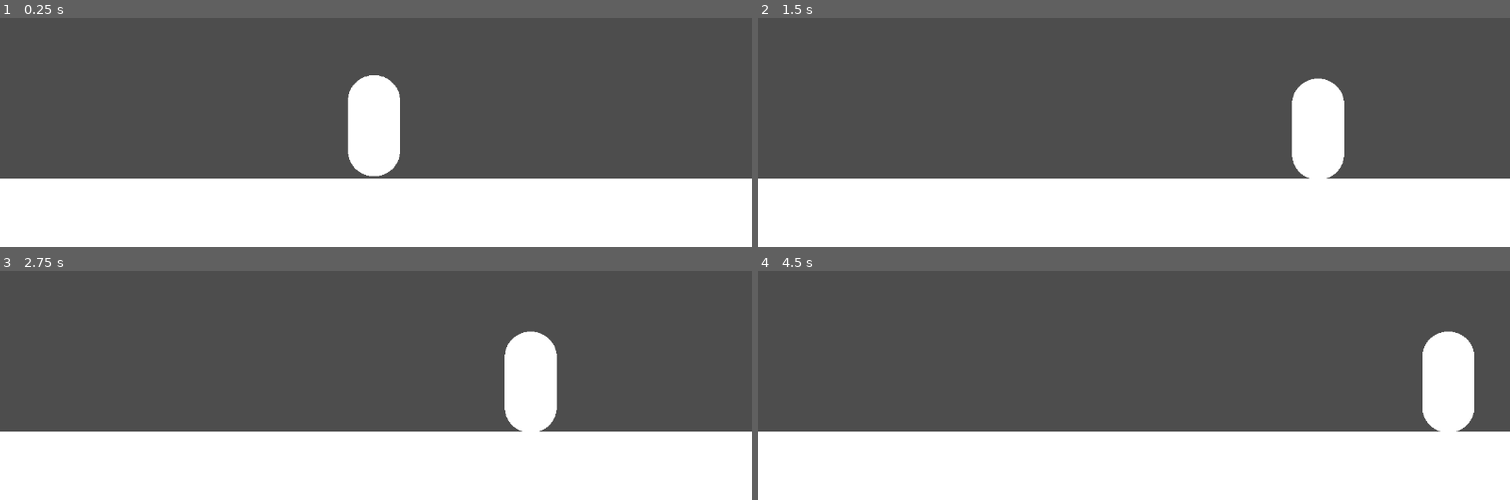
Above: before the commit, frames 1-4 (two rows, left to right).
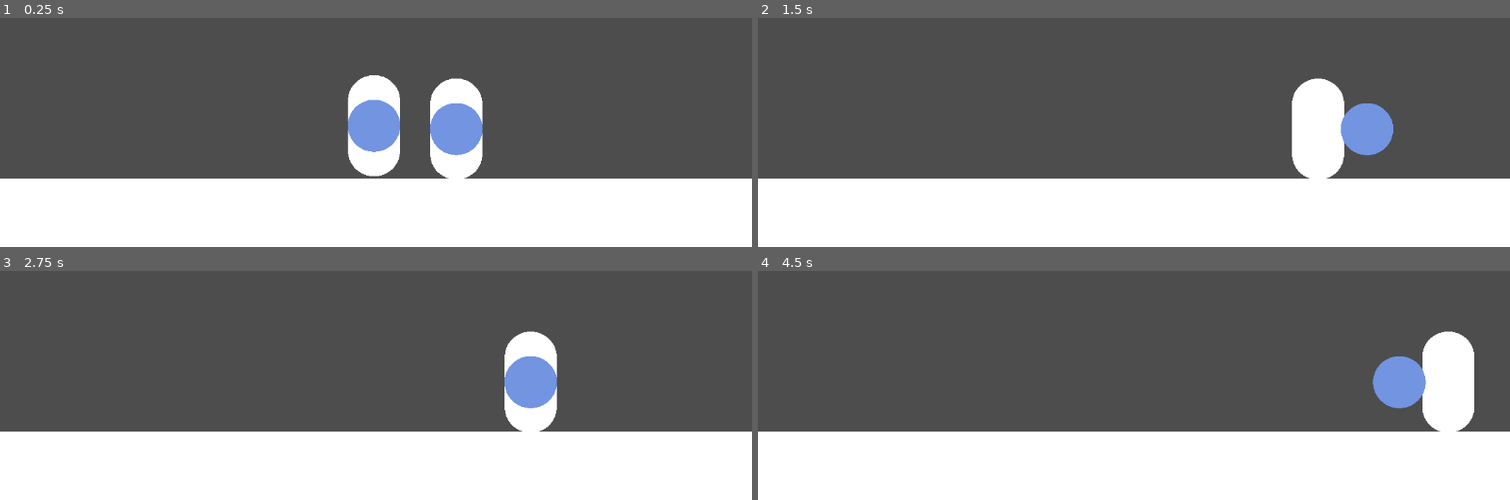
Above: after the commit, the same moments.

Repository: taredoff/beat-em-up
Game: Godot game, scene res://Game/game.tscn
Same seed, same stepped clock (60 frames per second), same inputs: the game is played once before the commit and once after it. The project has no main scene, so this scene is started directly.
Inputs:
- Up to frame 1 (0.25 s): no input
- Up to frame 2 (1.5 s): tap Enter (ui_accept) at 0.5, 0.77 s; hold Right (ui_right) from 0.53 s (still down); tap A (A, bound only after the commit) at 0.6, 1.35 s
- Up to frame 3 (2.75 s): tap Enter (ui_accept) at 1.52 s; release Right (ui_right) at 2.03 s; hold Left (ui_left) from 2.03 s (still down); tap A (A, bound only after the commit) at 2.1 s
- Up to frame 4 (4.5 s): release Left (ui_left) at 2.78 s; hold Right (ui_right) 2.78-4.28 s; tap A (A, bound only after the commit) at 2.85, 3.6, 4.35 s; tap Enter (ui_accept) at 3.02, 3.77 s; hold Left (ui_left) from 4.28 s (still down)

The runs differ from the first frame. In frame 1, 4.0% of the frame differs, in the area x 46-65%, y 26-71%; in frame 2, 1.3%; in frame 3, 1.3%; in frame 4, 1.3%.

Commit message:
complete prototype

Diff:
--- a/Game/game.tscn
+++ b/Game/game.tscn
@@ -37,6 +37,9 @@
 [node name="Player" parent="." instance=ExtResource("1_761fk")]
 position = Vector2(571, 381)
 
+[node name="Player2" parent="." instance=ExtResource("1_761fk")]
+position = Vector2(697, 386)
+
 [node name="Camera2D" type="Camera2D" parent="."]
 position = Vector2(574, 272)
 scale = Vector2(2.94726, 0.696189)
--- a/Player/player.gd
+++ b/Player/player.gd
@@ -4,10 +4,16 @@
 const SPEED = 300.0
 const JUMP_VELOCITY = -400.0
 
+var is_facing_right = true
+var is_attack = false
+
+var health = 100
+
+@onready var attack_area: Area2D = $AttackArea
+@onready var attack_timer: Timer = $AttackTimer
 
 func _physics_process(delta: float) -> void:
-	var is_facing_right = true
-	var is_attack = false
+
 	# Add the gravity.
 	if not is_on_floor():
 		velocity += get_gravity() * delta
@@ -27,8 +33,32 @@
 		is_facing_right = true
 	elif velocity.x < 0:
 		is_facing_right = false
+	if Input.is_action_just_pressed("A") and is_attack == false:
+		attack()
 
 	move_and_slide()
+
+func _on_attack_timer_timeout() -> void:
+	attack_area.position.x = 0
+	pass # Replace with function body.
+
 func attack():
+	if is_attack == false and is_facing_right == true:
+		is_attack = true
+		attack_area.position.x = 75
+		attack_timer.start(0.5)
+	if is_attack == false and is_facing_right == false:
+		is_attack = true
+		attack_area.position.x = -75
+		attack_timer.start(0.5)
+	is_attack = false
 
-	pass
+func take_damage(amount):
+	health -= amount
+	if health <= 0:
+		queue_free()
+
+func _on_attack_area_body_entered(body: CharacterBody2D) -> void:
+	if body != self and has_method("take_damage"):
+		body.take_damage(50)
+		pass # Replace with function body.
--- a/Player/player.tscn
+++ b/Player/player.tscn
@@ -8,8 +8,16 @@
 
 [sub_resource type="CapsuleMesh" id="CapsuleMesh_fn6hr"]
 
+[sub_resource type="CircleShape2D" id="CircleShape2D_l081h"]
+radius = 40.0125
+
+[sub_resource type="SphereMesh" id="SphereMesh_om32c"]
+
 [node name="Player" type="CharacterBody2D"]
 script = ExtResource("1_tsqrn")
+
+[node name="AttackTimer" type="Timer" parent="."]
+wait_time = 0.5
 
 [node name="CollisionShape2D" type="CollisionShape2D" parent="."]
 shape = SubResource("CapsuleShape2D_cw0lh")
@@ -18,4 +26,15 @@
 scale = Vector2(-79.7921, 77.8492)
 mesh = SubResource("CapsuleMesh_fn6hr")
 
-[node name="Area2D" type="Area2D" parent="."]
+[node name="AttackArea" type="Area2D" parent="."]
+
+[node name="CollisionShape2D" type="CollisionShape2D" parent="AttackArea"]
+shape = SubResource("CircleShape2D_l081h")
+
+[node name="MeshInstance2D" type="MeshInstance2D" parent="AttackArea"]
+modulate = Color(0.448724, 0.580111, 0.881306, 1)
+scale = Vector2(80.5396, 80.1326)
+mesh = SubResource("SphereMesh_om32c")
+
+[connection signal="timeout" from="AttackTimer" to="." method="_on_attack_timer_timeout"]
+[connection signal="body_entered" from="AttackArea" to="." method="_on_attack_area_body_entered"]
--- a/project.godot
+++ b/project.godot
@@ -12,3 +12,11 @@
 
 config/name="beat em up"
 config/features=PackedStringArray("4.3", "Forward Plus")
+
+[input]
+
+A={
+"deadzone": 0.5,
+"events": [Object(InputEventKey,"resource_local_to_scene":false,"resource_name":"","device":-1,"window_id":0,"alt_pressed":false,"shift_pressed":false,"ctrl_pressed":false,"meta_pressed":false,"pressed":false,"keycode":0,"physical_keycode":65,"key_label":0,"unicode":97,"location":0,"echo":false,"script":null)
+]
+}
Not shown: 1 places in Game/game.tscn that only renumber resources
Not shown: 1 places in Player/player.tscn that only renumber resources
